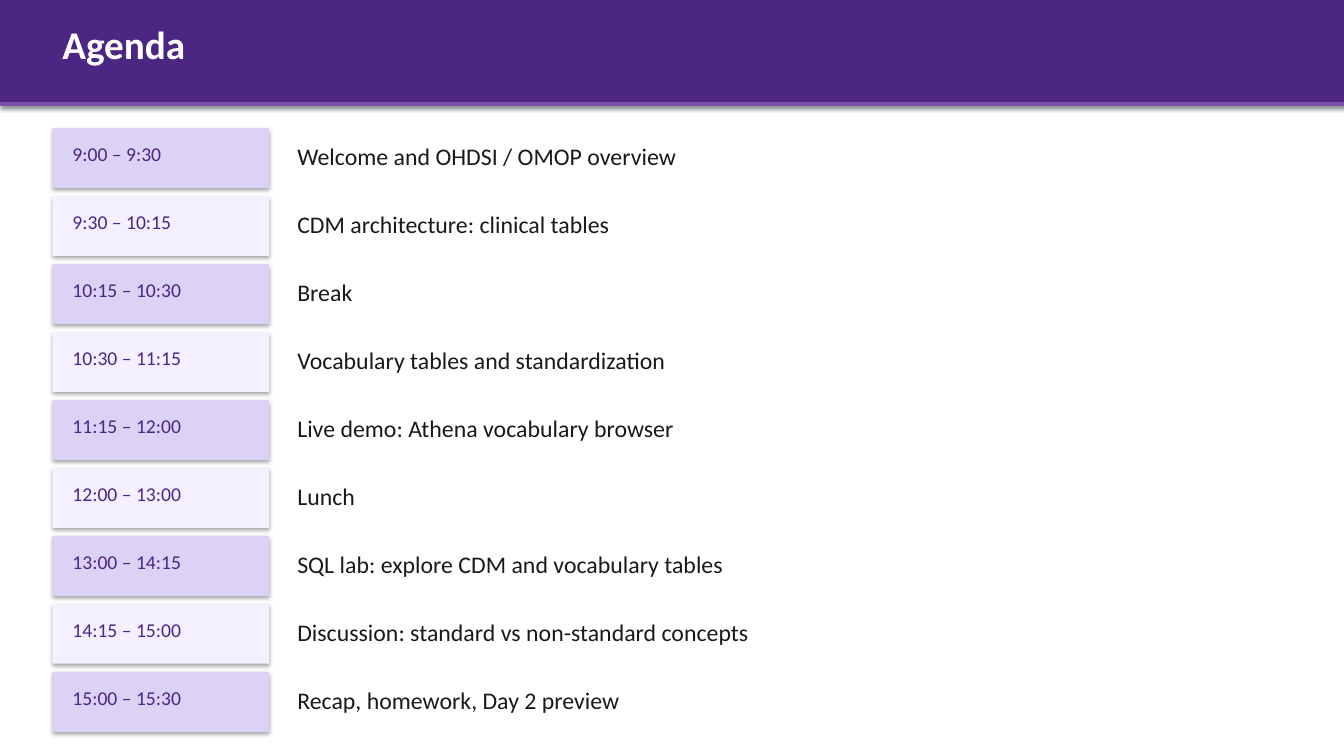
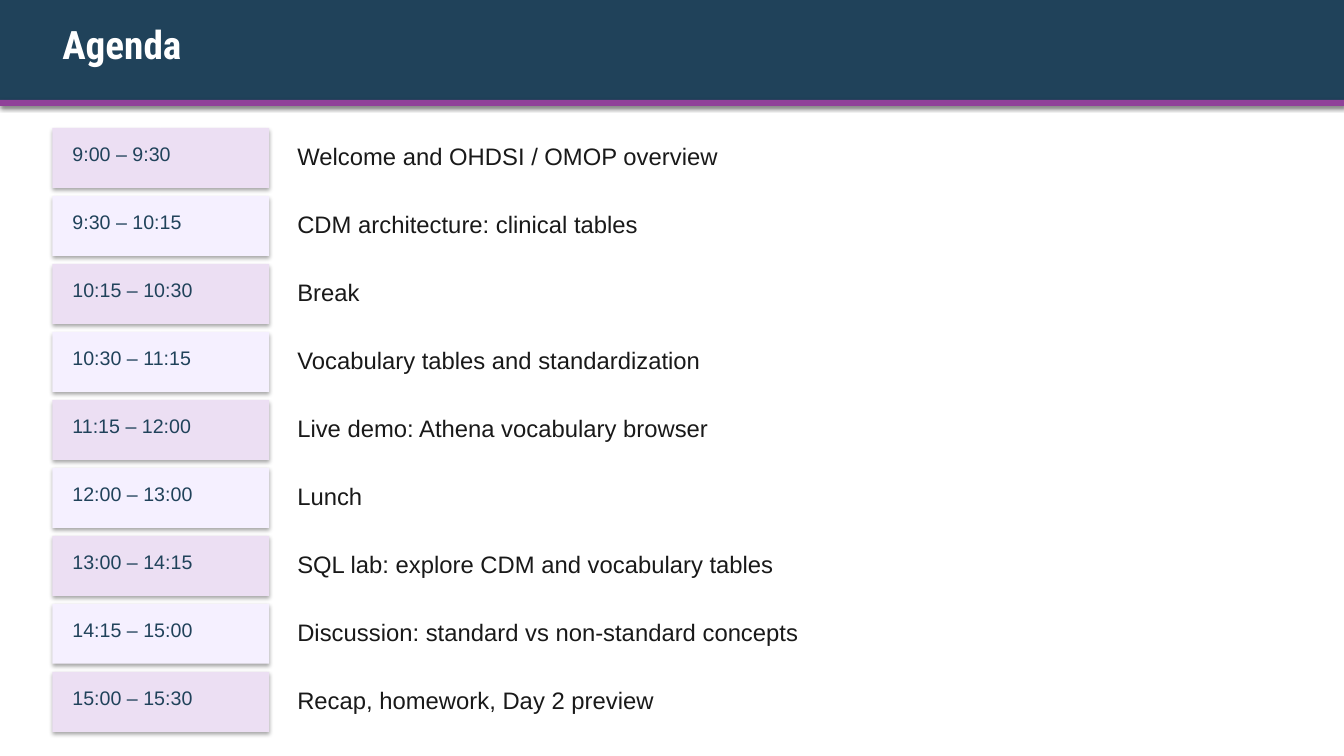
Before and after one commit to ALSTDI/ALS-RWE, a slide deck: slide 4 of docs/free-rwe-resources/train-the-trainer/training/day-01-omop-cdm/kit/Instructor-Deck-with-Notes.pptx (slide 3 before the commit). Drawn at 1344x756 pixels with LibreOffice and Linux fonts; fonts in the diff are those of the drawing. Boxes give left, top, right and bottom in pixels: in the first picture for what was removed or moved away, otherwise in the second. Text is boxed around its words. In the diff, an @@ line names an element or a change of style, - is before the commit and + after.

```diff
--- a/docs/free-rwe-resources/train-the-trainer/training/day-01-omop-cdm/kit/Instructor-Deck-with-Notes.pptx
+++ b/docs/free-rwe-resources/train-the-trainer/training/day-01-omop-cdm/kit/Instructor-Deck-with-Notes.pptx
@@ rectangle at (x1=0, y1=0, x2=1344, y2=106): fill #4B2682 to #20425A @@
@@ text "Agenda" at (x1=62, y1=29, x2=181, y2=67): font Calibri to Roboto Condensed @@
@@ rectangle at (x1=0, y1=100, x2=1344, y2=106): fill #7B4FA8 to #904199 @@
@@ fill #DCD2F5 to #ECDFF3 in 5 elements at (x1=52, y1=128, x2=269, y2=188), (x1=52, y1=264, x2=269, y2=324), (x1=52, y1=400, x2=269, y2=460), (x1=52, y1=536, x2=269, y2=596), (x1=52, y1=673, x2=269, y2=732) @@
@@ font Calibri to Arial, text colour #4B2682 to #20425A in 9 elements at (x1=72, y1=147, x2=170, y2=161), (x1=72, y1=215, x2=181, y2=229), (x1=72, y1=283, x2=192, y2=297), (x1=72, y1=351, x2=191, y2=365), (x1=72, y1=419, x2=191, y2=433), (x1=72, y1=487, x2=192, y2=501), (x1=72, y1=555, x2=192, y2=569), (x1=72, y1=623, x2=192, y2=637), (x1=72, y1=691, x2=192, y2=705) @@
@@ font Calibri to Arial in 9 elements at (x1=297, y1=147, x2=717, y2=166), (x1=297, y1=215, x2=638, y2=234), (x1=297, y1=283, x2=359, y2=302), (x1=297, y1=351, x2=700, y2=374), (x1=297, y1=419, x2=708, y2=442), (x1=297, y1=487, x2=362, y2=506), (x1=297, y1=555, x2=774, y2=578), (x1=297, y1=623, x2=798, y2=646), (x1=297, y1=691, x2=653, y2=714) @@
```
Also in this commit, not shown: 17 other slides changed, 6 slides added, 11 other files.
